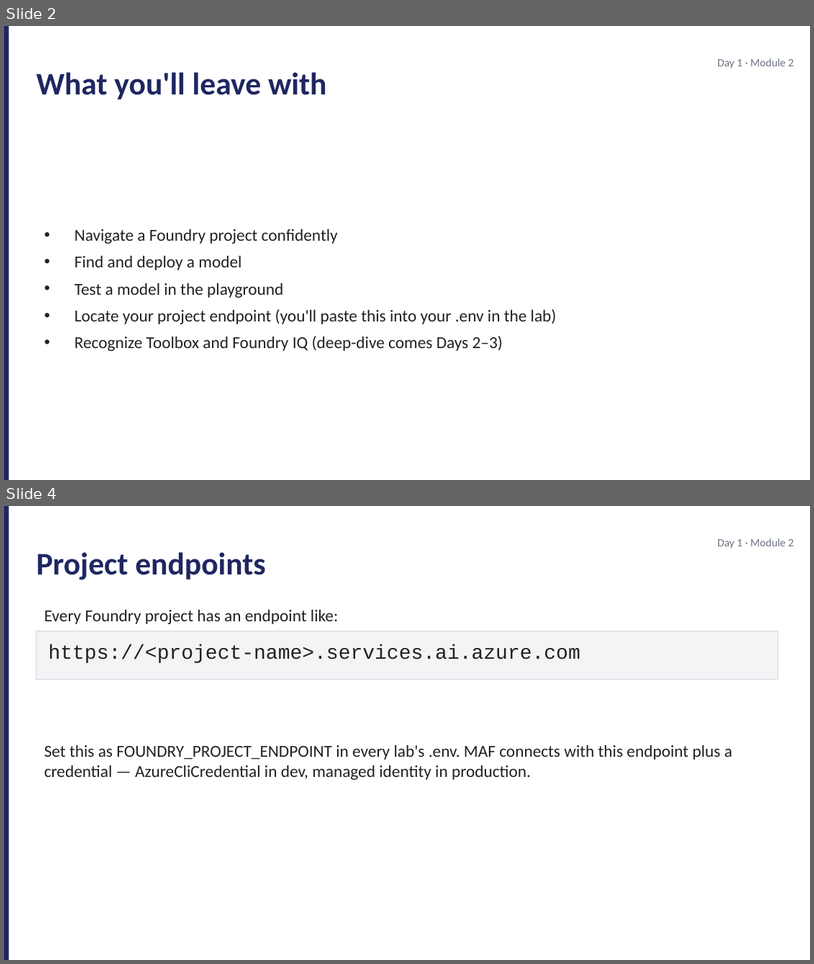
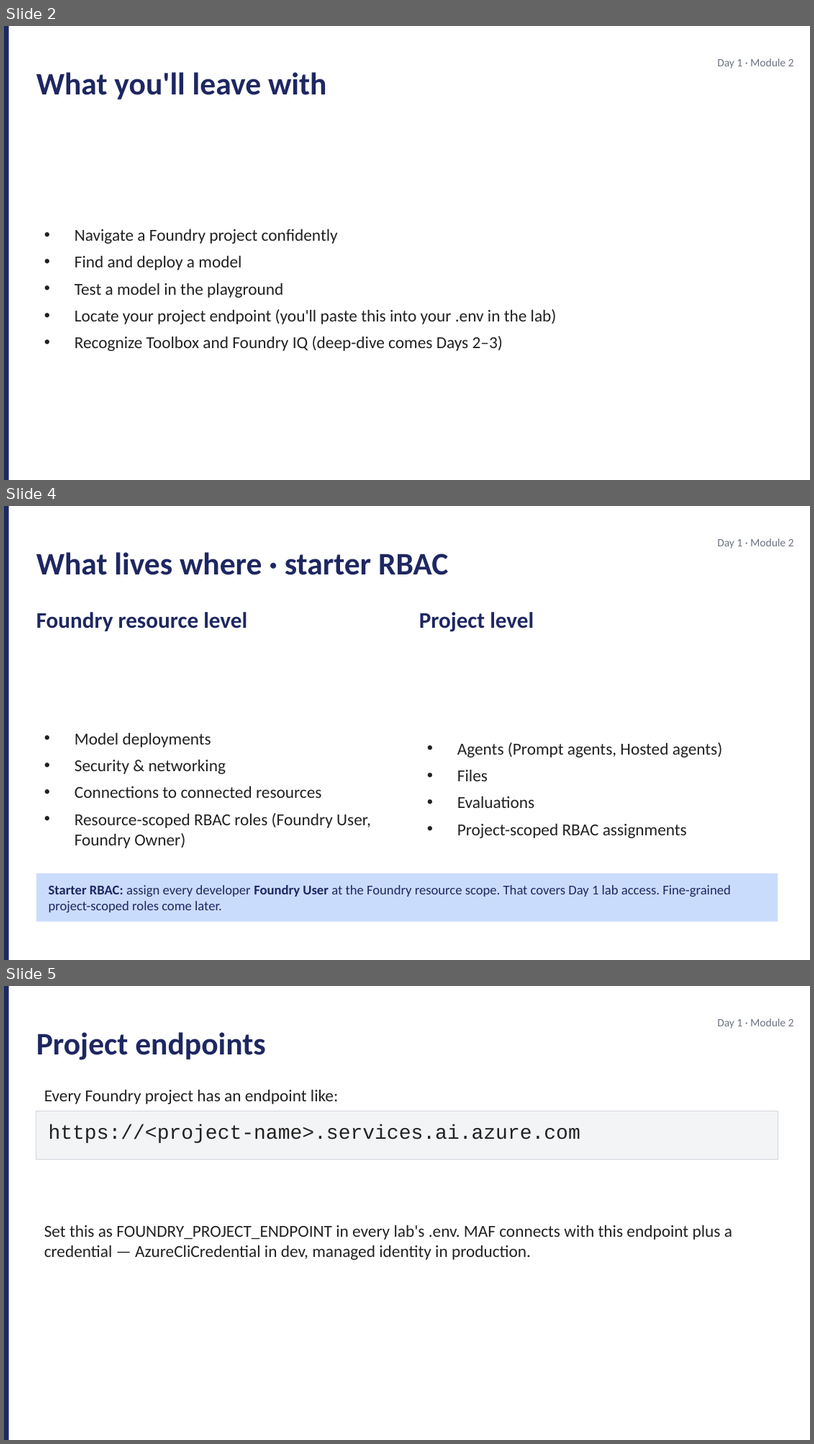
Before and after one commit to JimPiquant/Building-AI-Apps-and-Agents, a slide deck: decks/day1/module-2-foundry-portal.pptx. Shown one above the other, each under a label of ours: slides 2 and 4 before the commit, slides 2, 4 and 5 after it; the slides between them are not shown. The pictures are 814x964 and 814x1444 pixels, drawn with LibreOffice and Linux fonts; fonts in the diff are those of the drawing. Boxes give left, top, right and bottom in pixels: in the first picture for what was removed or moved away, otherwise in the second. Text is boxed around its words. In the diff, an @@ line names an element or a change of style, - is before the commit and + after.

```diff
--- a/decks/day1/module-2-foundry-portal.pptx
+++ b/decks/day1/module-2-foundry-portal.pptx
@@ slide 4 added at [4,506,810,960], background #FFFFFF @@
@@ rectangle added at [4,506,9,959], fill #1E2761 @@
@@ text added at [718,538,795,548], 10 pt, text #6B7280 @@
+Day 1 · Module 2
@@ text added at [36,552,448,575], 28 pt, text #1E2761, bold @@
+What lives where · starter RBAC
@@ text added at [36,612,247,631], 20 pt, text #1E2761, bold @@
+Foundry resource level
@@ text added at [419,612,534,632], 20 pt, text #1E2761, bold @@
+Project level
@@ text added at [75,732,371,848], 15 pt, text #212121 @@
+• Model deployments
+• Security & networking
+• Connections to connected resources
+• Resource-scoped RBAC roles (Foundry User, Foundry Owner)
@@ text added at [458,742,723,838], 15 pt, text #212121 @@
+• Agents (Prompt agents, Hosted agents)
+• Files
+• Evaluations
+• Project-scoped RBAC assignments
@@ rectangle added at [36,873,778,921], fill #CADCFC @@
@@ text added at [49,885,731,912], 12 pt, text #1E2761 @@
+Starter RBAC: assign every developer Foundry User at the Foundry resource scope. That covers Day 1 lab access. Fine-grained project-scoped roles come later.
@@ what was slide 4 is now slide 5 @@
```
Also in this commit, not shown: 2 slides changed, 1 other slide added, 1 slide removed, 8 other files.
